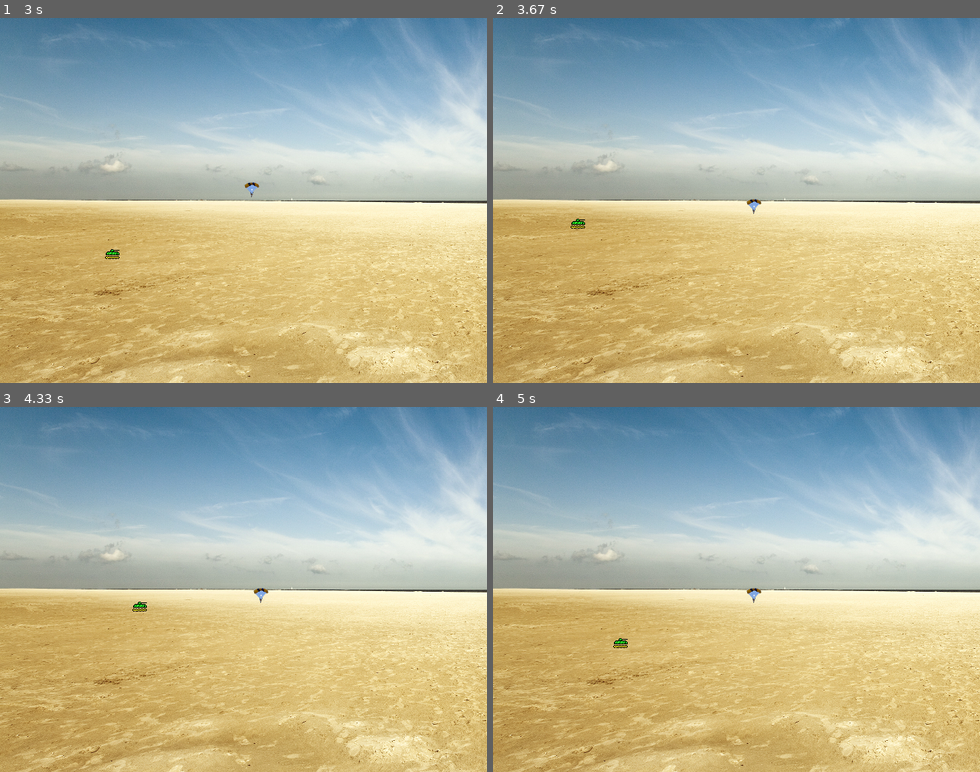
Above: before the commit, frames 1-4 (two rows, left to right).
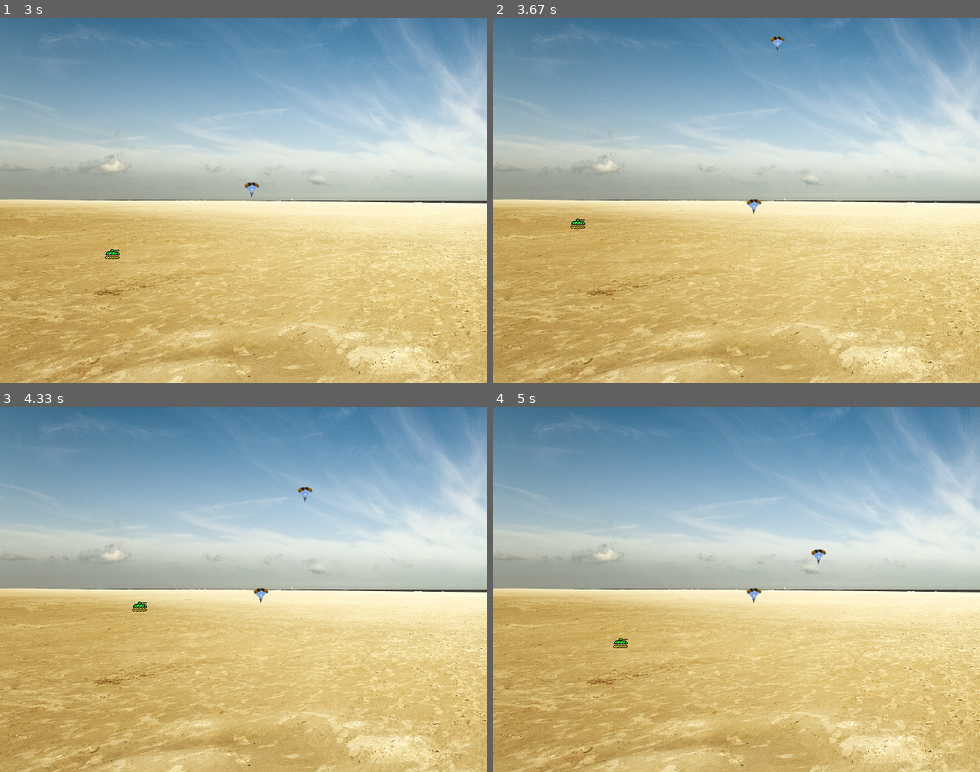
Above: after the commit, the same moments.

Repository: rodrigodub/Output
Game: pygame game, started from ProgramacaoDeJogos/Input04PJ04_c.py
Same seed, same stepped clock (60 frames per second), same inputs: the game is played once before the commit and once after it.
Inputs:
- Up to frame 1 (3 s): tap Space at 0.33, 2.97 s; hold Right 0.67-1.13 s; hold Up 1.17-1.47 s; hold Right 1.5-1.97 s; hold Left 2-2.53 s; hold Down 2.57-2.87 s; hold Left from 2.9 s (still down)
- Up to frame 2 (3.67 s): tap Space at 3.27, 3.4 s; release Left at 3.3 s; hold Up from 3.33 s (still down)
- Up to frame 3 (4.33 s): release Up at 3.7 s; hold Right from 3.73 s (still down); tap Space at 3.8, 4.1 s
- Up to frame 4 (5 s): release Right at 4.37 s; hold Down 4.4-4.77 s; tap Space at 4.47, 4.87 s; hold Left from 4.8 s (still down)

Frame 1 is identical in both runs. In frame 2, less than 0.1% of the frame differs, in the area x 56-60%, y 5-10%; in frame 3, less than 0.1%; in frame 4, less than 0.1%, in the area x 65-69%, y 38-44%.

Commit message:
PJ4: ten paratroopers being released
# v2.084
# 20171230

Diff:
--- a/ProgramacaoDeJogos/Input04PJ04_c.py
+++ b/ProgramacaoDeJogos/Input04PJ04_c.py
@@ -6,7 +6,7 @@
 # Usage:
 # > python3 Input04PJ04_c.py
 #
-# v2.083
+# v2.084
 # 20171230
 #################################################
 __author__ = 'Rodrigo Nobrega'
@@ -135,11 +135,19 @@
 
 
 # paratrooperlist
+class Paratrooperlist(object):
+    def __init__(self):
+        self.platoon = []
+
+    def release(self):
+        # release a new paratrooper if platoon is empty or if last paratrooper has landed
+        if len(self.platoon) == 0 or (len(self.platoon) < 10 and self.platoon[-1].state == 1):
+            self.platoon.append(Paratrooper())
 
 
 # event loop
 def eventloop(scr, tnk, prt):
-    # arguments: scr=screen, tnk=tank, prt=paratrooper
+    # arguments: scr=screen, tnk=tank, prt=paratrooper list
     while True:
         # quit gracefully
         for event in pygame.event.get():
@@ -147,16 +155,18 @@
                 sys.exit()
         # check tank controls
         tnk.control()
+        # release a paratrooper
+        prt.release()
+        # blit the background to erase the last paratrooper position
+        scr.area.blit(scr.image, prt.platoon[-1].pos, prt.platoon[-1].pos)
         # blit the background to erase the last tank position
         scr.area.blit(scr.image, tnk.pos, tnk.pos)
-        # blit the background to erase the last paratrooper position
-        scr.area.blit(scr.image, prt.pos, prt.pos)
         # move tank
         tnk.move()
         # move paratrooper
-        prt.move()
+        prt.platoon[-1].move()
         # blit paratrooper in new position
-        scr.area.blit(prt.image, prt.pos)
+        scr.area.blit(prt.platoon[-1].image, prt.platoon[-1].pos)
         # blit tank in new position
         scr.area.blit(tnk.image, tnk.pos)
         # refresh display
@@ -172,8 +182,8 @@
     screen = Setupscreen('desert640.png')
     # creates tank at initial position
     thetank = Tank(50, 300)
-    # creates a paratrooper
-    parat1 = Paratrooper()
+    # creates a paratrooper list
+    parat1 = Paratrooperlist()
     # start the event loop with tank moving right
     eventloop(screen, thetank, parat1)
 
